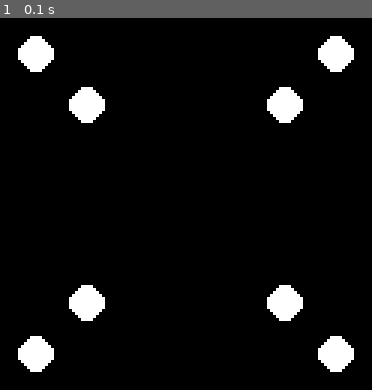
Above: before the commit, frame 1.
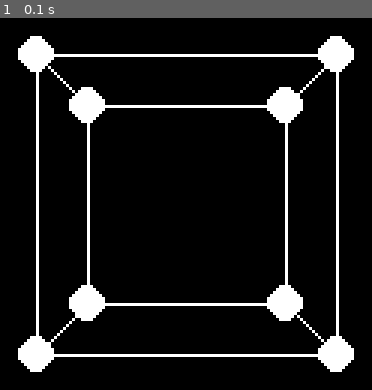
Above: after the commit, the same moment.

Repository: brccabral/Pygame_3DGraphics_Scratch
Game: pygame game, started from main.py
Two runs of this game, one before a commit and one after it. Both use one fixed random seed, a clock stepped at 60 frames per second and the inputs below.
Inputs:
- Up to frame 1 (0.1 s): no input

The runs differ from the first frame. In frame 1, 3.9% of the frame differs, in the area x 9-92%, y 9-92%.

Commit message:
draw cube edges

Diff:
--- a/main.py
+++ b/main.py
@@ -28,6 +28,21 @@
             (-1, 1, 1),
         )
 
+        self.edges = (
+            (0, 1),
+            (1, 2),
+            (2, 3),
+            (3, 0),
+            (4, 5),
+            (5, 6),
+            (6, 7),
+            (7, 4),
+            (0, 4),
+            (1, 5),
+            (2, 6),
+            (3, 7),
+        )
+
     def run(self):
         self.dt = time.time() - self.last_time
         self.last_time = time.time()
@@ -55,6 +70,18 @@
                     6,
                 )
 
+            for edge in self.edges:
+                vertices = self.verts[edge[0]], self.verts[edge[1]]
+                points = []
+                for x, y, z in vertices:
+                    z += 5
+                    f = self.center_width / z
+                    x, y = x * f, y * f
+                    points.append(
+                        (self.center_width + int(x), self.center_height + int(y))
+                    )
+                pygame.draw.line(self.screen, (255, 255, 255), points[0], points[1], 1)
+
             pygame.display.flip()
             self.clock.tick(self.fps)
 
